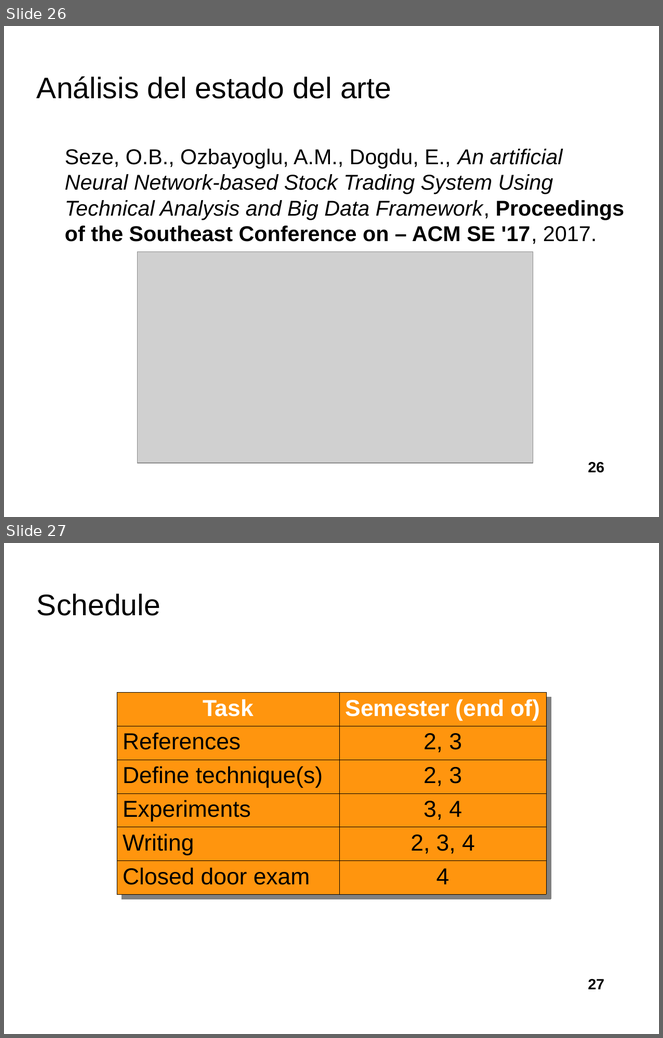
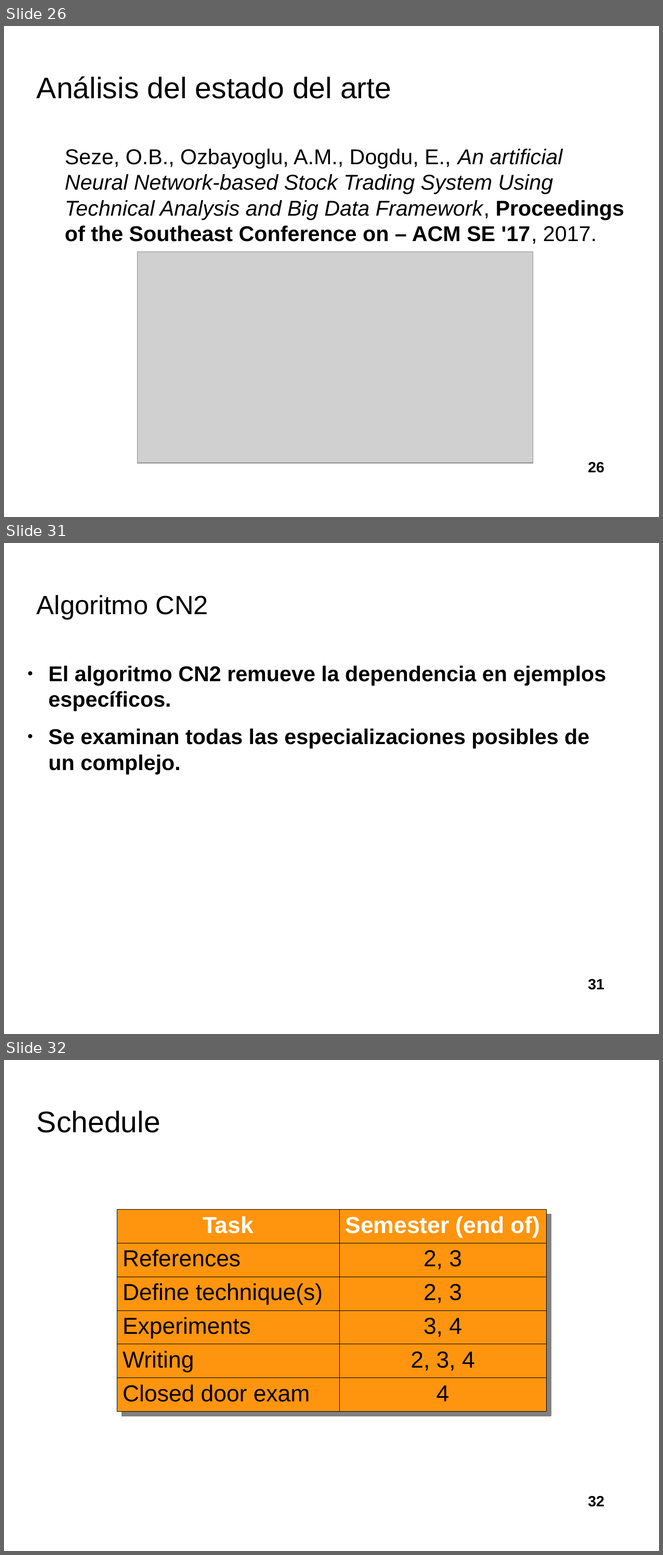
Before and after one commit to davidrmh/Thesis, a slide deck: presentaciones_finales/presentacion_seminario_B19.odp. Shown one above the other, each under a label of ours: slides 26 and 27 before the commit, slides 26, 31 and 32 after it; the slides between them are not shown. The pictures are 663x1038 and 663x1555 pixels, drawn with LibreOffice and Linux fonts; fonts in the diff are those of the drawing; grey boxes stand for pictures; background and template pictures are left out. Boxes give left, top, right and bottom in pixels: in the first picture for what was removed or moved away, otherwise in the second. Text is boxed around its words. In the diff, an @@ line names an element or a change of style, - is before the commit and + after.

Commit message:
Respaldo, inicia diapositivas de algoritmos para aprendizaje de reglas

```diff
--- a/presentaciones_finales/presentacion_seminario_B19.odp
+++ b/presentaciones_finales/presentacion_seminario_B19.odp
@@ slide 31 added at bbox=[4, 543, 659, 1034], background picture (left out) @@
@@ title added at bbox=[37, 595, 209, 619], 32 pt, text #000000 @@
+Algoritmo CN2
@@ text added at bbox=[48, 666, 607, 774], 26 pt, text #000000, bold @@
+● El algoritmo CN2 remueve la dependencia en ejemplos específicos.
+● Se examinan todas las especializaciones posibles de un complejo.
@@ page number added at bbox=[588, 979, 605, 990], 18 pt, text #000000, bold @@
+31
@@ what was slide 27 is now slide 32 @@
@@ page number at bbox=[588, 1496, 605, 1507]: text changed @@
-27
+32
```
Also in this commit, not shown: 5 slides changed, 4 other slides added.
